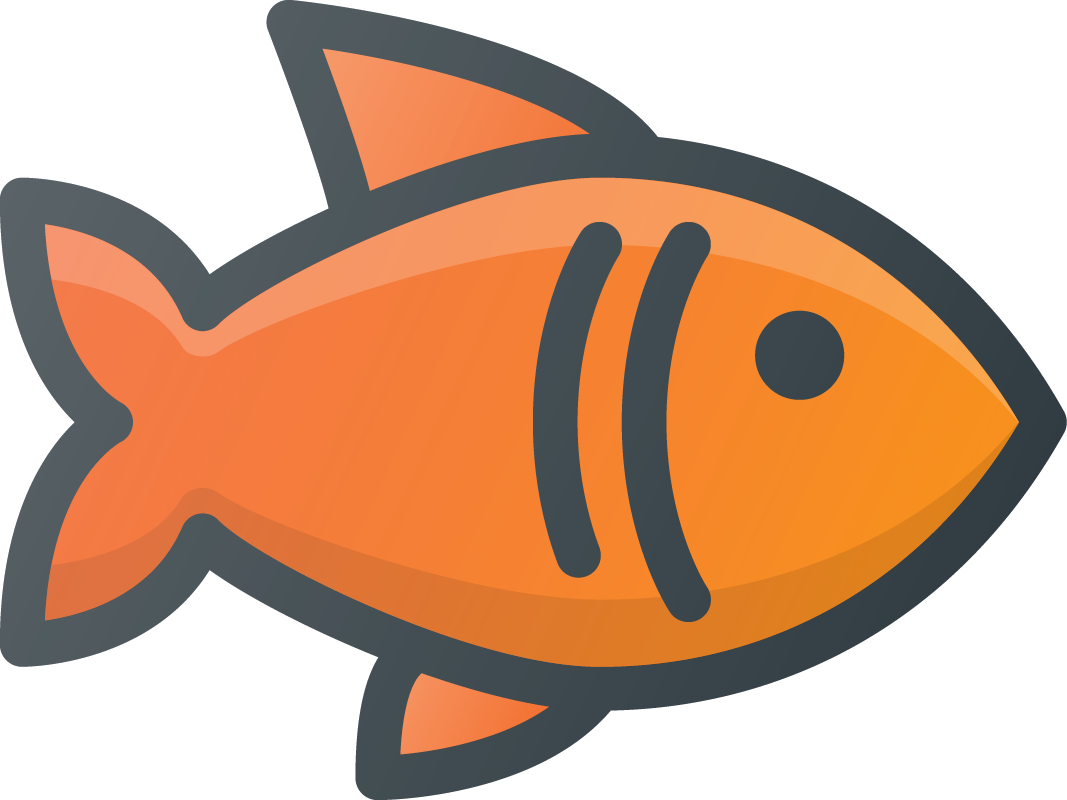
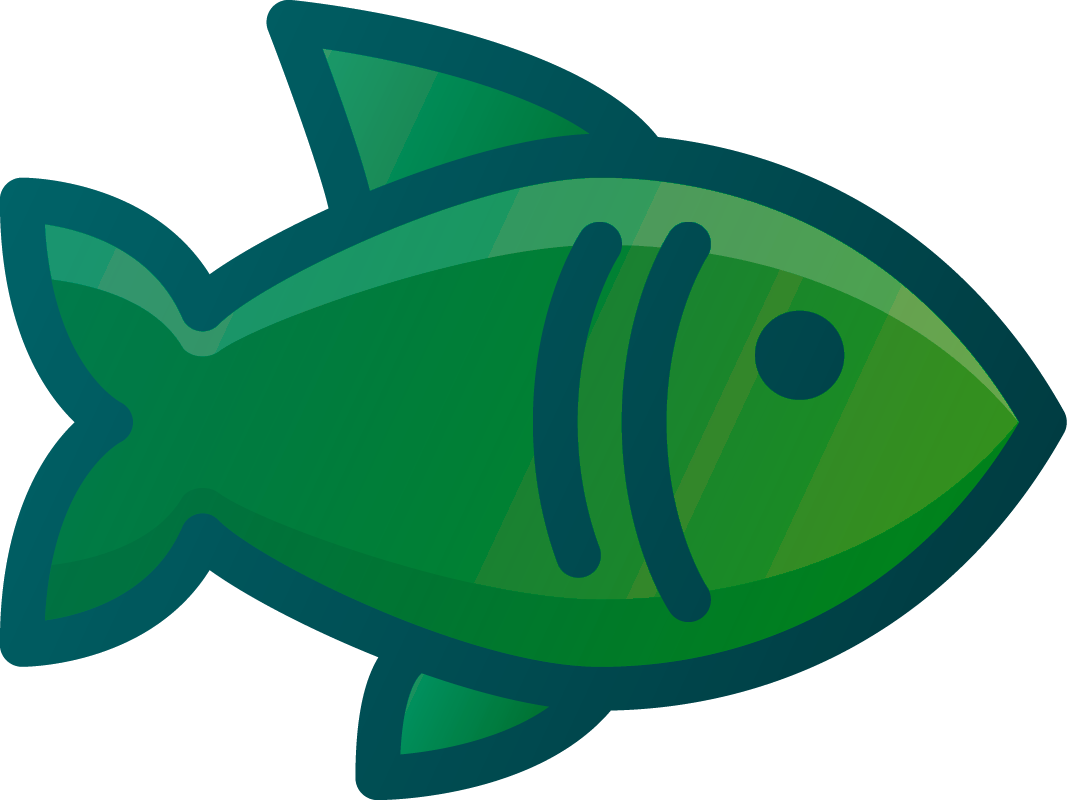
Layers edited between the first and the second 1067 x 800 image:
removed group "Capa 1" (6 layers) over [0, 0, 1067, 800]
renamed "<Trazado>" to "Capa 1", moved it out of group "Capa 1", painted on it over [0, 0, 1067, 800]
removed layer "<Grupo>" from group "Capa 1" over [533, 222, 845, 622]
removed layer "<Trazado>" (2nd of 4, in "Capa 1") (was 20%) from group "Capa 1" over [45, 178, 1019, 423]
removed layer "<Trazado>" (4th of 4, in "Capa 1") (was 10%) from group "Capa 1" over [45, 422, 1019, 667]
removed layer "<Trazado> + <Trazado> + <Trazado> + <Trazado> + <Trazado> + <Trazado> + <Trazad…" from group "Capa 1" over [0, 0, 1067, 800]
